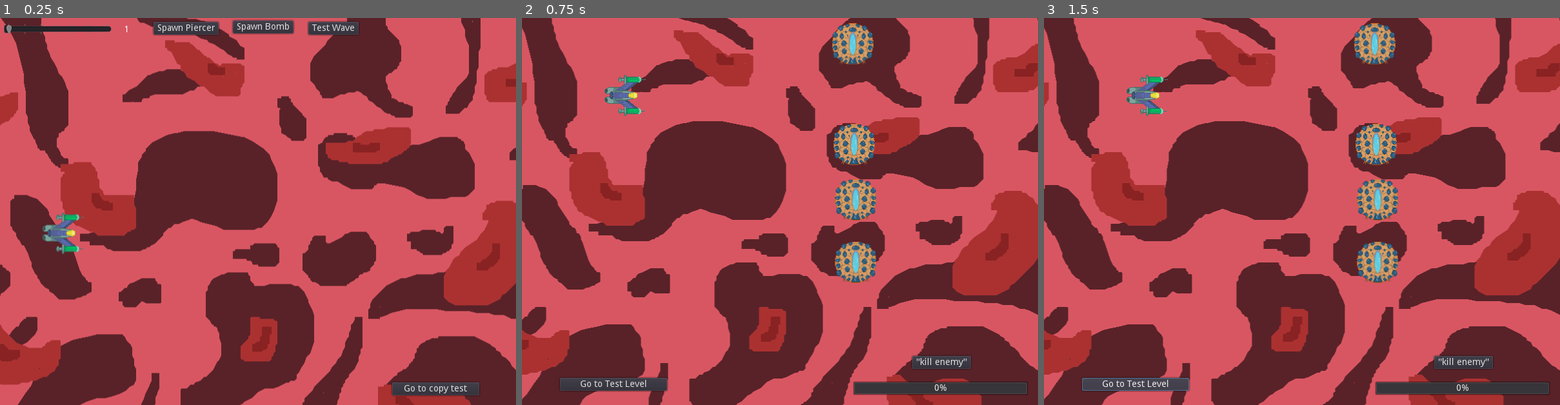
Above: before the commit, frames 1-3 (left to right).
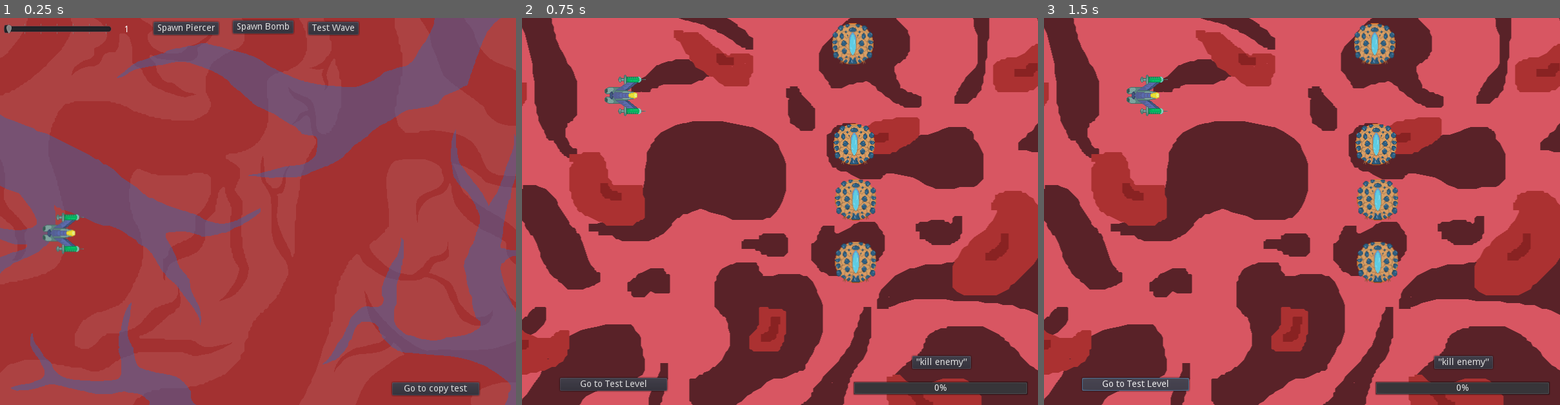
Above: after the commit, the same moments.

Repository: Yerdun/Pathogen
Game: Godot game, scene res://Assets/Scenes/Test Scenes/Test Level.tscn
Same seed, same stepped clock (60 frames per second), same inputs: the game is played once before the commit and once after it. This scene is started directly instead of the project's main scene. Sound files missing from this copy of the repository are replaced by a short silence.
Inputs:
- Up to frame 1 (0.25 s): no input
- Up to frame 2 (0.75 s): click "Go to copy test" at 0.5 s
- Up to frame 3 (1.5 s): click "Go to Test Level" at 1.25 s

The runs differ from the first frame. In frame 1, 92% of the frame differs, in the area x 0-100%, y 0-100%; in frame 2, nothing differs; in frame 3, nothing differs.
Error in both runs: Attempt to call function 'play' in base 'null instance' on a null instance. (res://Assets/Scenes/Test)

Commit message:
Imported the bg effect created by Sam; modified looping code; added effect to the test level

Diff:
--- /dev/null
+++ b/Assets/Scenes/Background/BG.gd
@@ -0,0 +1,5 @@
+extends Control
+
+func _ready():
+	$AnimationPlayer.get_animation("normal").set_loop(true)
+	$AnimationPlayer.play("normal")
--- /dev/null
+++ b/Assets/Scenes/Background/BG.tscn
@@ -0,0 +1,199 @@
+[gd_scene load_steps=8 format=2]
+
+[ext_resource path="res://Assets/Sprites/backgrounds/bg-2.png" type="Texture" id=2]
+[ext_resource path="res://Assets/Sprites/backgrounds/bg-3.png" type="Texture" id=3]
+[ext_resource path="res://Assets/Sprites/backgrounds/bg-1.png" type="Texture" id=4]
+[ext_resource path="res://Assets/Scenes/Background/BG.gd" type="Script" id=5]
+
+[sub_resource type="Animation" id=1]
+resource_name = "fast"
+tracks/0/type = "value"
+tracks/0/path = NodePath("TextureRect:rect_scale")
+tracks/0/interp = 1
+tracks/0/loop_wrap = true
+tracks/0/imported = false
+tracks/0/enabled = true
+tracks/0/keys = {
+"times": PoolRealArray( 0.3, 0.5, 0.7 ),
+"transitions": PoolRealArray( 1, 1, 1 ),
+"update": 0,
+"values": [ Vector2( 1, 1 ), Vector2( 1.2, 1.2 ), Vector2( 1, 1 ) ]
+}
+tracks/1/type = "value"
+tracks/1/path = NodePath("TextureRect:rect_position")
+tracks/1/interp = 1
+tracks/1/loop_wrap = true
+tracks/1/imported = false
+tracks/1/enabled = true
+tracks/1/keys = {
+"times": PoolRealArray( 0.3, 0.5, 0.7 ),
+"transitions": PoolRealArray( 1, 1, 1 ),
+"update": 0,
+"values": [ Vector2( 0, 0 ), Vector2( -110.875, -47.9458 ), Vector2( 0, 0 ) ]
+}
+tracks/2/type = "value"
+tracks/2/path = NodePath("TextureRect2:rect_position")
+tracks/2/interp = 1
+tracks/2/loop_wrap = true
+tracks/2/imported = false
+tracks/2/enabled = true
+tracks/2/keys = {
+"times": PoolRealArray( 0.5, 0.7, 0.9 ),
+"transitions": PoolRealArray( 1, 1, 1 ),
+"update": 0,
+"values": [ Vector2( 0, 0 ), Vector2( -115.37, -61.4306 ), Vector2( 0, 0 ) ]
+}
+tracks/3/type = "value"
+tracks/3/path = NodePath("TextureRect2:rect_scale")
+tracks/3/interp = 1
+tracks/3/loop_wrap = true
+tracks/3/imported = false
+tracks/3/enabled = true
+tracks/3/keys = {
+"times": PoolRealArray( 0.5, 0.7, 0.9 ),
+"transitions": PoolRealArray( 1, 1, 1 ),
+"update": 0,
+"values": [ Vector2( 1, 1 ), Vector2( 1.2, 1.2 ), Vector2( 1, 1 ) ]
+}
+
+[sub_resource type="Animation" id=2]
+resource_name = "medium"
+length = 2.0
+tracks/0/type = "value"
+tracks/0/path = NodePath("TextureRect:rect_scale")
+tracks/0/interp = 1
+tracks/0/loop_wrap = true
+tracks/0/imported = false
+tracks/0/enabled = true
+tracks/0/keys = {
+"times": PoolRealArray( 0.5, 0.9, 1.3 ),
+"transitions": PoolRealArray( 1, 1, 1 ),
+"update": 0,
+"values": [ Vector2( 1, 1 ), Vector2( 1.2, 1.2 ), Vector2( 1, 1 ) ]
+}
+tracks/1/type = "value"
+tracks/1/path = NodePath("TextureRect:rect_position")
+tracks/1/interp = 1
+tracks/1/loop_wrap = true
+tracks/1/imported = false
+tracks/1/enabled = true
+tracks/1/keys = {
+"times": PoolRealArray( 0.5, 0.9, 1.3 ),
+"transitions": PoolRealArray( 1, 1, 1 ),
+"update": 0,
+"values": [ Vector2( 0, 0 ), Vector2( -110.875, -47.9458 ), Vector2( 0, 0 ) ]
+}
+tracks/2/type = "value"
+tracks/2/path = NodePath("TextureRect2:rect_position")
+tracks/2/interp = 1
+tracks/2/loop_wrap = true
+tracks/2/imported = false
+tracks/2/enabled = true
+tracks/2/keys = {
+"times": PoolRealArray( 1.2, 1.6, 2 ),
+"transitions": PoolRealArray( 1, 1, 1 ),
+"update": 0,
+"values": [ Vector2( 0, 0 ), Vector2( -115.37, -61.4306 ), Vector2( 0, 0 ) ]
+}
+tracks/3/type = "value"
+tracks/3/path = NodePath("TextureRect2:rect_scale")
+tracks/3/interp = 1
+tracks/3/loop_wrap = true
+tracks/3/imported = false
+tracks/3/enabled = true
+tracks/3/keys = {
+"times": PoolRealArray( 1.2, 1.6, 2 ),
+"transitions": PoolRealArray( 1, 1, 1 ),
+"update": 0,
+"values": [ Vector2( 1, 1 ), Vector2( 1.2, 1.2 ), Vector2( 1, 1 ) ]
+}
+
+[sub_resource type="Animation" id=3]
+length = 0.9
+step = 0.05
+tracks/0/type = "value"
+tracks/0/path = NodePath("TextureRect:rect_scale")
+tracks/0/interp = 1
+tracks/0/loop_wrap = true
+tracks/0/imported = false
+tracks/0/enabled = true
+tracks/0/keys = {
+"times": PoolRealArray( 0.3, 0.4, 0.5 ),
+"transitions": PoolRealArray( 1, 1, 1 ),
+"update": 0,
+"values": [ Vector2( 1, 1 ), Vector2( 1.2, 1.2 ), Vector2( 1, 1 ) ]
+}
+tracks/1/type = "value"
+tracks/1/path = NodePath("TextureRect:rect_position")
+tracks/1/interp = 1
+tracks/1/loop_wrap = true
+tracks/1/imported = false
+tracks/1/enabled = true
+tracks/1/keys = {
+"times": PoolRealArray( 0.3, 0.4, 0.5 ),
+"transitions": PoolRealArray( 1, 1, 1 ),
+"update": 0,
+"values": [ Vector2( 0, 0 ), Vector2( -110.875, -47.9458 ), Vector2( 0, 0 ) ]
+}
+tracks/2/type = "value"
+tracks/2/path = NodePath("TextureRect2:rect_position")
+tracks/2/interp = 1
+tracks/2/loop_wrap = true
+tracks/2/imported = false
+tracks/2/enabled = true
+tracks/2/keys = {
+"times": PoolRealArray( 0.6, 0.7, 0.8 ),
+"transitions": PoolRealArray( 1, 1, 1 ),
+"update": 0,
+"values": [ Vector2( 0, 0 ), Vector2( -115.37, -61.4306 ), Vector2( 0, 0 ) ]
+}
+tracks/3/type = "value"
+tracks/3/path = NodePath("TextureRect2:rect_scale")
+tracks/3/interp = 1
+tracks/3/loop_wrap = true
+tracks/3/imported = false
+tracks/3/enabled = true
+tracks/3/keys = {
+"times": PoolRealArray( 0.6, 0.7, 0.8 ),
+"transitions": PoolRealArray( 1, 1, 1 ),
+"update": 0,
+"values": [ Vector2( 1, 1 ), Vector2( 1.2, 1.2 ), Vector2( 1, 1 ) ]
+}
+
+[node name="Control" type="Control"]
+anchor_right = 1.0
+anchor_bottom = 1.0
+margin_left = -150.0
+margin_right = -150.0
+script = ExtResource( 5 )
+__meta__ = {
+"_edit_use_anchors_": false
+}
+
+[node name="TextureRect3" type="TextureRect" parent="."]
+margin_right = 40.0
+margin_bottom = 40.0
+texture = ExtResource( 3 )
+
+[node name="TextureRect2" type="TextureRect" parent="."]
+margin_right = 1024.0
+margin_bottom = 600.0
+texture = ExtResource( 4 )
+__meta__ = {
+"_edit_use_anchors_": false
+}
+
+[node name="TextureRect" type="TextureRect" parent="."]
+margin_right = 1024.0
+margin_bottom = 600.0
+texture = ExtResource( 2 )
+__meta__ = {
+"_edit_use_anchors_": false
+}
+
+[node name="AnimationPlayer" type="AnimationPlayer" parent="."]
+anims/fast = SubResource( 1 )
+anims/medium = SubResource( 2 )
+anims/normal = SubResource( 3 )
+
+[connection signal="animation_finished" from="AnimationPlayer" to="." method="_on_AnimationPlayer_animation_finished"]
--- a/Assets/Scenes/Test Scenes/Test Level.tscn
+++ b/Assets/Scenes/Test Scenes/Test Level.tscn
@@ -1,6 +1,6 @@
 [gd_scene load_steps=8 format=2]
 
-[ext_resource path="res://Assets/Sprites/backgrounds/background.png" type="Texture" id=1]
+[ext_resource path="res://Assets/Scenes/Background/BG.tscn" type="PackedScene" id=1]
 [ext_resource path="res://Assets/Scenes/Test Scenes/Enemy Spawn Tester.tscn" type="PackedScene" id=2]
 [ext_resource path="res://Assets/Scenes/Player/Player.tscn" type="PackedScene" id=3]
 [ext_resource path="res://Assets/Scenes/Test Scenes/go to copy.gd" type="Script" id=4]
@@ -10,9 +10,7 @@
 
 [node name="Test Level" type="Node2D"]
 
-[node name="Sprite" type="Sprite" parent="."]
-position = Vector2( 409.045, 306.451 )
-texture = ExtResource( 1 )
+[node name="Control" parent="." instance=ExtResource( 1 )]
 
 [node name="Player" parent="." instance=ExtResource( 3 )]
 position = Vector2( 97.7746, 333.546 )
--- a/BG.gd
+++ /dev/null
@@ -1,7 +0,0 @@
-extends Control
-
-func _ready():
-	$AnimationPlayer.play("normal")
-
-func _on_AnimationPlayer_animation_finished(anim_name):
-	_ready()
--- a/BG.tscn
+++ /dev/null
@@ -1,202 +0,0 @@
-[gd_scene load_steps=9 format=2]
-
-[ext_resource path="res://Assets/bg-2.png" type="Texture" id=1]
-[ext_resource path="res://Assets/bg-1.png" type="Texture" id=2]
-[ext_resource path="res://Assets/bg-3.png" type="Texture" id=3]
-[ext_resource path="res://BG.gd" type="Script" id=4]
-[ext_resource path="res://Assets/level_WIP.wav" type="AudioStream" id=5]
-
-[sub_resource type="Animation" id=1]
-resource_name = "fast"
-tracks/0/type = "value"
-tracks/0/path = NodePath("TextureRect:rect_scale")
-tracks/0/interp = 1
-tracks/0/loop_wrap = true
-tracks/0/imported = false
-tracks/0/enabled = true
-tracks/0/keys = {
-"times": PoolRealArray( 0.3, 0.5, 0.7 ),
-"transitions": PoolRealArray( 1, 1, 1 ),
-"update": 0,
-"values": [ Vector2( 1, 1 ), Vector2( 1.2, 1.2 ), Vector2( 1, 1 ) ]
-}
-tracks/1/type = "value"
-tracks/1/path = NodePath("TextureRect:rect_position")
-tracks/1/interp = 1
-tracks/1/loop_wrap = true
-tracks/1/imported = false
-tracks/1/enabled = true
-tracks/1/keys = {
-"times": PoolRealArray( 0.3, 0.5, 0.7 ),
-"transitions": PoolRealArray( 1, 1, 1 ),
-"update": 0,
-"values": [ Vector2( 0, 0 ), Vector2( -110.875, -47.9458 ), Vector2( 0, 0 ) ]
-}
-tracks/2/type = "value"
-tracks/2/path = NodePath("TextureRect2:rect_position")
-tracks/2/interp = 1
-tracks/2/loop_wrap = true
-tracks/2/imported = false
-tracks/2/enabled = true
-tracks/2/keys = {
-"times": PoolRealArray( 0.5, 0.7, 0.9 ),
-"transitions": PoolRealArray( 1, 1, 1 ),
-"update": 0,
-"values": [ Vector2( 0, 0 ), Vector2( -115.37, -61.4306 ), Vector2( 0, 0 ) ]
-}
-tracks/3/type = "value"
-tracks/3/path = NodePath("TextureRect2:rect_scale")
-tracks/3/interp = 1
-tracks/3/loop_wrap = true
-tracks/3/imported = false
-tracks/3/enabled = true
-tracks/3/keys = {
-"times": PoolRealArray( 0.5, 0.7, 0.9 ),
-"transitions": PoolRealArray( 1, 1, 1 ),
-"update": 0,
-"values": [ Vector2( 1, 1 ), Vector2( 1.2, 1.2 ), Vector2( 1, 1 ) ]
-}
-
-[sub_resource type="Animation" id=2]
-resource_name = "medium"
-length = 2.0
-tracks/0/type = "value"
-tracks/0/path = NodePath("TextureRect:rect_scale")
-tracks/0/interp = 1
-tracks/0/loop_wrap = true
-tracks/0/imported = false
-tracks/0/enabled = true
-tracks/0/keys = {
-"times": PoolRealArray( 0.5, 0.9, 1.3 ),
-"transitions": PoolRealArray( 1, 1, 1 ),
-"update": 0,
-"values": [ Vector2( 1, 1 ), Vector2( 1.2, 1.2 ), Vector2( 1, 1 ) ]
-}
-tracks/1/type = "value"
-tracks/1/path = NodePath("TextureRect:rect_position")
-tracks/1/interp = 1
-tracks/1/loop_wrap = true
-tracks/1/imported = false
-tracks/1/enabled = true
-tracks/1/keys = {
-"times": PoolRealArray( 0.5, 0.9, 1.3 ),
-"transitions": PoolRealArray( 1, 1, 1 ),
-"update": 0,
-"values": [ Vector2( 0, 0 ), Vector2( -110.875, -47.9458 ), Vector2( 0, 0 ) ]
-}
-tracks/2/type = "value"
-tracks/2/path = NodePath("TextureRect2:rect_position")
-tracks/2/interp = 1
-tracks/2/loop_wrap = true
-tracks/2/imported = false
-tracks/2/enabled = true
-tracks/2/keys = {
-"times": PoolRealArray( 1.2, 1.6, 2 ),
-"transitions": PoolRealArray( 1, 1, 1 ),
-"update": 0,
-"values": [ Vector2( 0, 0 ), Vector2( -115.37, -61.4306 ), Vector2( 0, 0 ) ]
-}
-tracks/3/type = "value"
-tracks/3/path = NodePath("TextureRect2:rect_scale")
-tracks/3/interp = 1
-tracks/3/loop_wrap = true
-tracks/3/imported = false
-tracks/3/enabled = true
-tracks/3/keys = {
-"times": PoolRealArray( 1.2, 1.6, 2 ),
-"transitions": PoolRealArray( 1, 1, 1 ),
-"update": 0,
-"values": [ Vector2( 1, 1 ), Vector2( 1.2, 1.2 ), Vector2( 1, 1 ) ]
-}
-
-[sub_resource type="Animation" id=3]
-length = 0.9
-step = 0.05
-tracks/0/type = "value"
-tracks/0/path = NodePath("TextureRect:rect_scale")
-tracks/0/interp = 1
-tracks/0/loop_wrap = true
-tracks/0/imported = false
-tracks/0/enabled = true
-tracks/0/keys = {
-"times": PoolRealArray( 0.3, 0.4, 0.5 ),
-"transitions": PoolRealArray( 1, 1, 1 ),
-"update": 0,
-"values": [ Vector2( 1, 1 ), Vector2( 1.2, 1.2 ), Vector2( 1, 1 ) ]
-}
-tracks/1/type = "value"
-tracks/1/path = NodePath("TextureRect:rect_position")
-tracks/1/interp = 1
-tracks/1/loop_wrap = true
-tracks/1/imported = false
-tracks/1/enabled = true
-tracks/1/keys = {
-"times": PoolRealArray( 0.3, 0.4, 0.5 ),
-"transitions": PoolRealArray( 1, 1, 1 ),
-"update": 0,
-"values": [ Vector2( 0, 0 ), Vector2( -110.875, -47.9458 ), Vector2( 0, 0 ) ]
-}
-tracks/2/type = "value"
-tracks/2/path = NodePath("TextureRect2:rect_position")
-tracks/2/interp = 1
-tracks/2/loop_wrap = true
-tracks/2/imported = false
-tracks/2/enabled = true
-tracks/2/keys = {
-"times": PoolRealArray( 0.6, 0.7, 0.8 ),
-"transitions": PoolRealArray( 1, 1, 1 ),
-"update": 0,
-"values": [ Vector2( 0, 0 ), Vector2( -115.37, -61.4306 ), Vector2( 0, 0 ) ]
-}
-tracks/3/type = "value"
-tracks/3/path = NodePath("TextureRect2:rect_scale")
-tracks/3/interp = 1
-tracks/3/loop_wrap = true
-tracks/3/imported = false
-tracks/3/enabled = true
-tracks/3/keys = {
-"times": PoolRealArray( 0.6, 0.7, 0.8 ),
-"transitions": PoolRealArray( 1, 1, 1 ),
-"update": 0,
-"values": [ Vector2( 1, 1 ), Vector2( 1.2, 1.2 ), Vector2( 1, 1 ) ]
-}
-
-[node name="Control" type="Control"]
-anchor_right = 1.0
-anchor_bottom = 1.0
-script = ExtResource( 4 )
-__meta__ = {
-"_edit_use_anchors_": false
-}
-
-[node name="TextureRect3" type="TextureRect" parent="."]
-margin_right = 40.0
-margin_bottom = 40.0
-texture = ExtResource( 3 )
-
-[node name="TextureRect2" type="TextureRect" parent="."]
-margin_right = 1024.0
-margin_bottom = 600.0
-texture = ExtResource( 1 )
-__meta__ = {
-"_edit_use_anchors_": false
-}
-
-[node name="TextureRect" type="TextureRect" parent="."]
-margin_right = 1024.0
-margin_bottom = 600.0
-texture = ExtResource( 2 )
-__meta__ = {
-"_edit_use_anchors_": false
-}
-
-[node name="AnimationPlayer" type="AnimationPlayer" parent="."]
-anims/fast = SubResource( 1 )
-anims/medium = SubResource( 2 )
-anims/normal = SubResource( 3 )
-
-[node name="AudioStreamPlayer" type="AudioStreamPlayer" parent="."]
-stream = ExtResource( 5 )
-volume_db = -10.0
-autoplay = true
-[connection signal="animation_finished" from="AnimationPlayer" to="." method="_on_AnimationPlayer_animation_finished"]
--- a/project.godot
+++ b/project.godot
@@ -10,7 +10,6 @@
 
 _global_script_classes=[  ]
 _global_script_class_icons={
-
 }
 
 [application]
Renamed: bg-1.png -> Assets/Sprites/backgrounds/bg-1.png
Not shown, added: Assets/Sprites/backgrounds/bg-1.png.import
Renamed: bg-2.png -> Assets/Sprites/backgrounds/bg-2.png
Not shown, added: Assets/Sprites/backgrounds/bg-2.png.import
Renamed: bg-3.png -> Assets/Sprites/backgrounds/bg-3.png
Not shown, added: Assets/Sprites/backgrounds/bg-3.png.import
Not shown, removed: bg-1.png.import
Not shown, removed: bg-2.png.import
Not shown, removed: bg-3.png.import
Not shown, changed: level_WIP.wav.import
